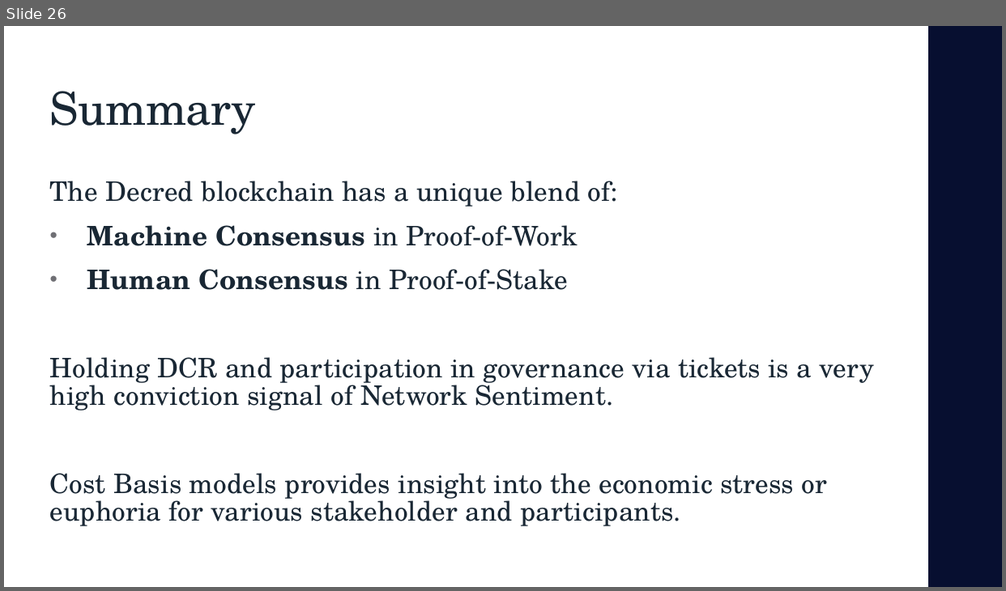
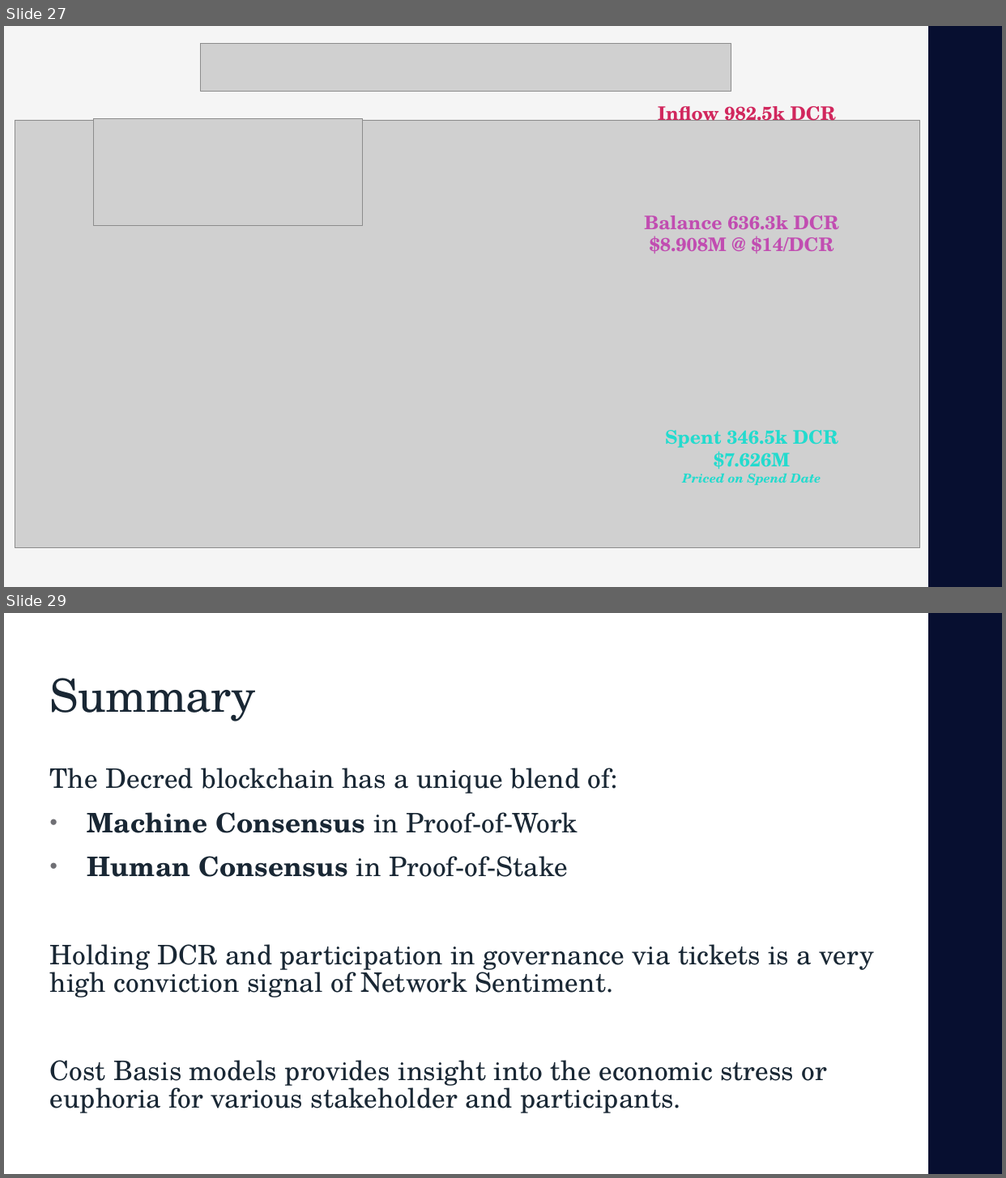
Before and after one commit to cryptobuks1/checkonchain, a slide deck: research_articles/masterclasses/consensus_distributed/consensus_distributed.pptx. Shown one above the other, each under a label of ours: slide 26 before the commit, slides 27 and 29 after it; the slides between them are not shown. The pictures are 1006x591 and 1006x1178 pixels, drawn with LibreOffice and Linux fonts; fonts in the diff are those of the drawing; grey boxes stand for pictures; background and template pictures are left out. Boxes give left, top, right and bottom in pixels: in the first picture for what was removed or moved away, otherwise in the second. Text is boxed around its words. In the diff, an @@ line names an element or a change of style, - is before the commit and + after.

```diff
--- a/research_articles/masterclasses/consensus_distributed/consensus_distributed.pptx
+++ b/research_articles/masterclasses/consensus_distributed/consensus_distributed.pptx
@@ slide 27 added at <box>4,26,1002,587</box>, background #FFFFFF; not listed: 1 template element that a slide beside it also shows @@
@@ rectangle added at <box>4,26,928,587</box>, fill #F5F5F5, outline #F5F5F5 1.1 pt @@
@@ picture added at <box>201,43,731,91</box> @@
@@ picture added at <box>15,120,920,548</box> @@
@@ picture added at <box>93,119,362,226</box> @@
@@ text added at <box>658,106,836,121</box>, 18 pt, text #D1275D, bold @@
+Inflow 982.5k DCR
@@ text added at <box>644,216,839,254</box>, 18 pt, text #C14DB1, bold @@
+Balance 636.3k DCR
+$8.908M @ $14/DCR
@@ text added at <box>665,430,838,485</box>, 18 pt, text #23DBCE, bold @@
+Spent 346.5k DCR
+$7.626M
+Priced on Spend Date
@@ what was slide 26 is now slide 29 @@
```
Also in this commit, not shown: 2 other slides added, 4 other files.
